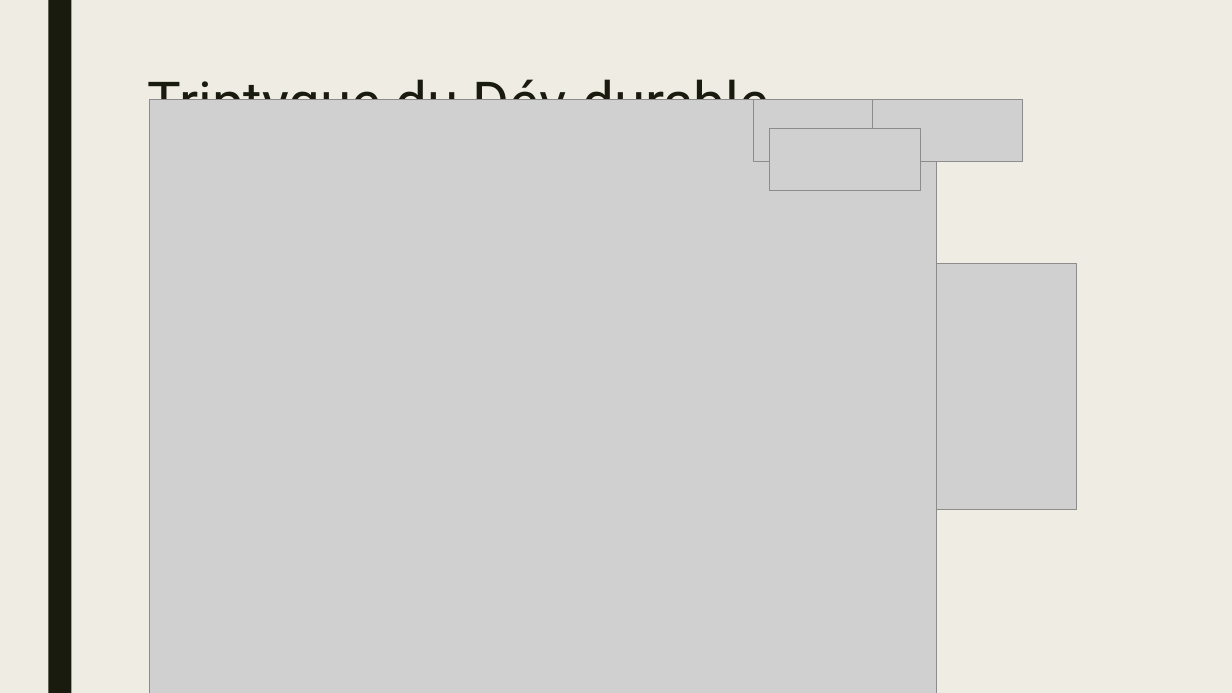
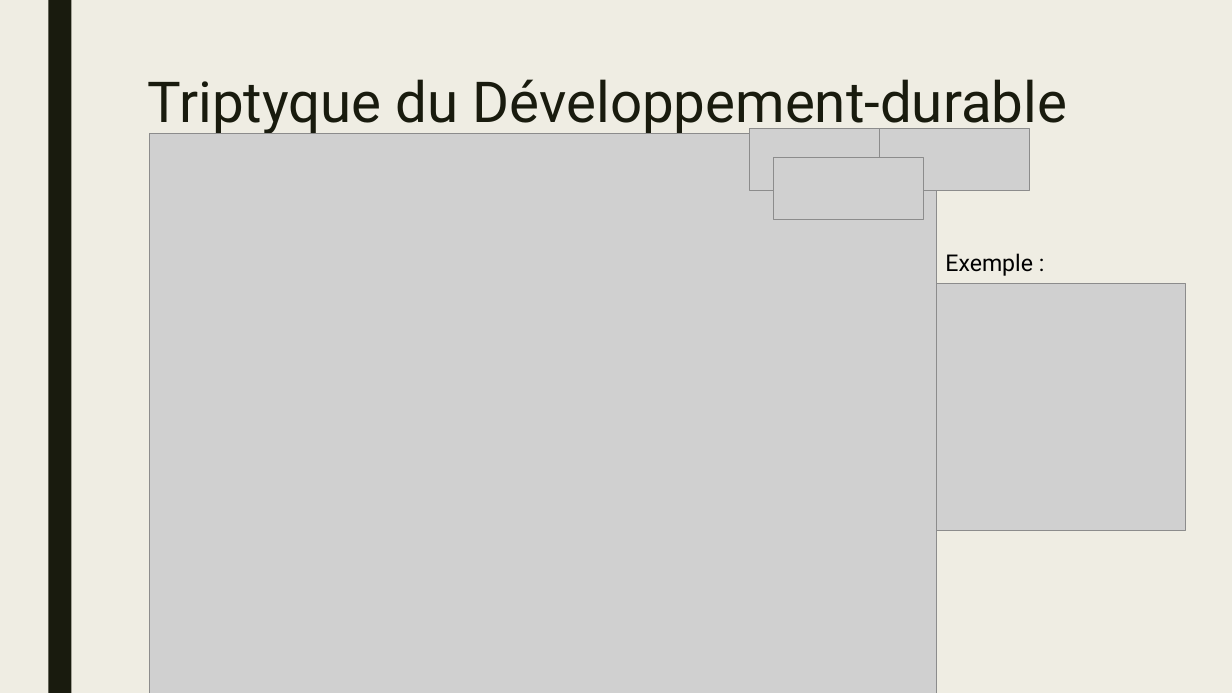
Before and after one commit to BoZhang-dev/Project-Joola, a slide deck: slide 5 of Notes/Presentation-Borui.pptx. Drawn at 1232x693 pixels with LibreOffice and Linux fonts; fonts in the diff are those of the drawing; grey boxes stand for pictures. Boxes give left, top, right and bottom in pixels: in the first picture for what was removed or moved away, otherwise in the second. Text is boxed around its words. In the diff, an @@ line names an element or a change of style, - is before the commit and + after.

```diff
--- a/Notes/Presentation-Borui.pptx
+++ b/Notes/Presentation-Borui.pptx
@@ title at (x1=148, y1=79, x2=1067, y2=135): text changed @@
-Triptyque du Dév-durable
+Triptyque du Développement-durable
@@ picture resized from (x1=150, y1=100, x2=936, y2=693) to (x1=150, y1=134, x2=936, y2=693) @@
@@ picture moved from (x1=754, y1=100, x2=905, y2=162) to (x1=750, y1=128, x2=900, y2=190) @@
@@ picture moved from (x1=872, y1=100, x2=1023, y2=162) to (x1=880, y1=128, x2=1031, y2=190) @@
@@ picture moved from (x1=770, y1=128, x2=921, y2=190) to (x1=774, y1=157, x2=924, y2=219) @@
@@ text added at (x1=945, y1=253, x2=1033, y2=276), 18 pt, text #000000 @@
+Exemple :
@@ picture moved from (x1=819, y1=263, x2=1078, y2=510) to (x1=927, y1=284, x2=1186, y2=531) @@
```
Also in this commit, not shown: 2 other slides changed, 2 other files.
